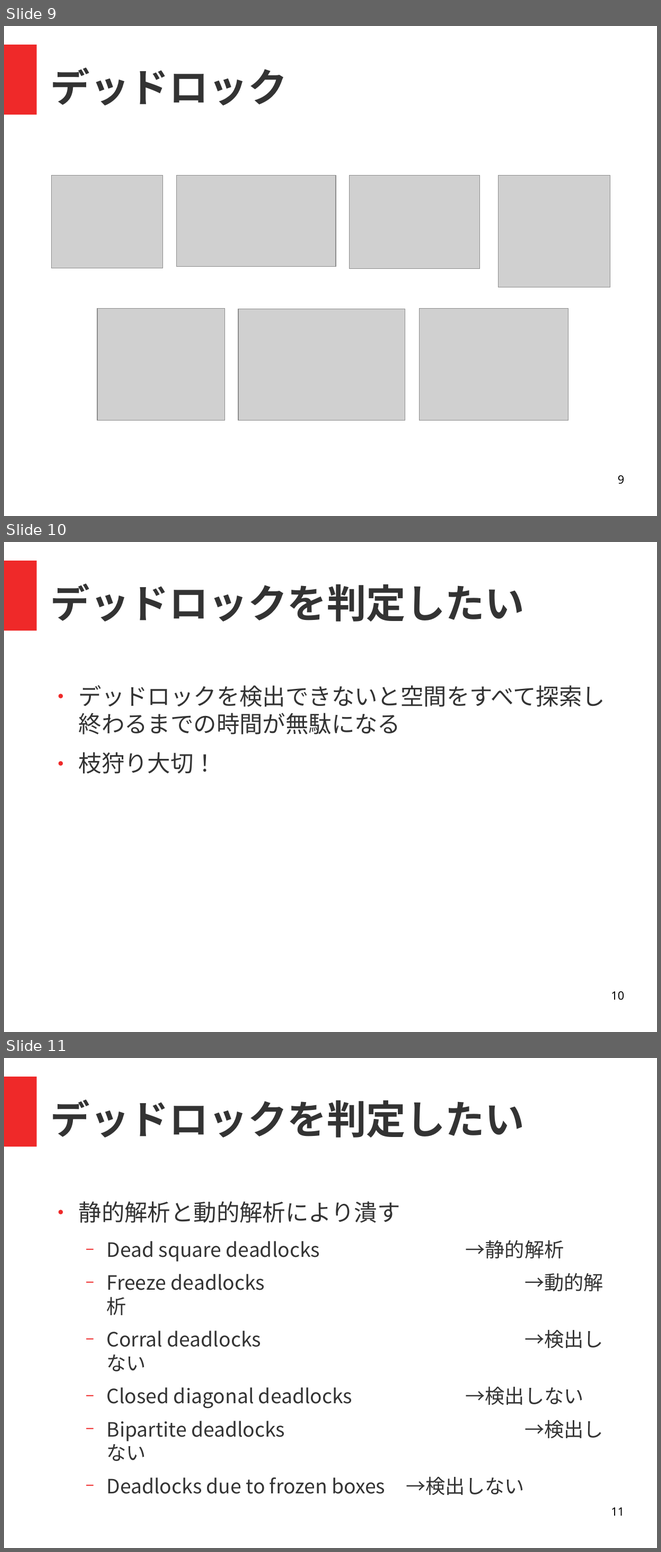
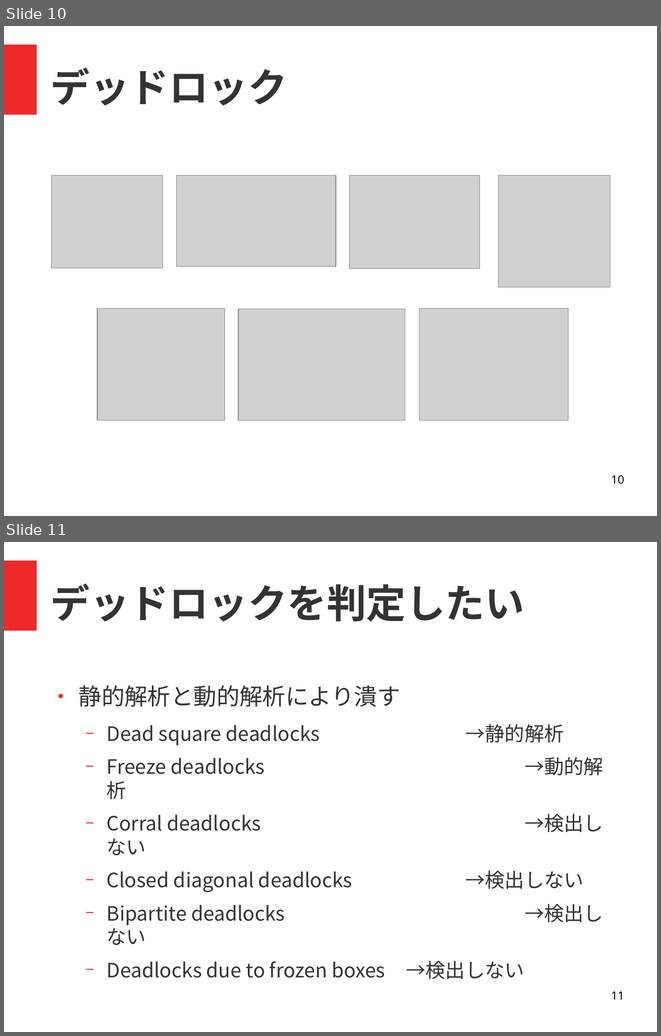
Before and after one commit to ptr-yudai/titech-sokoban, a slide deck: presentation.odp. Shown one above the other, each under a label of ours: slides 9, 10 and 11 before the commit, slides 10 and 11 after it. The pictures are 661x1552 and 661x1036 pixels, drawn with LibreOffice and Linux fonts; fonts in the diff are those of the drawing; grey boxes stand for pictures. Boxes give left, top, right and bottom in pixels: in the first picture for what was removed or moved away, otherwise in the second. Text is boxed around its words. In the diff, an @@ line names an element or a change of style, - is before the commit and + after.

```diff
--- a/presentation.odp
+++ b/presentation.odp
@@ slide 10 removed at (4, 542, 657, 1032), background #FFFFFF; not listed: 1 template element that a slide beside it also shows @@
@@ title removed at (51, 583, 524, 622) @@
-デッドロックを判定したい
@@ text removed at (79, 685, 605, 774) @@
-● デッドロックを検出できないと空間をすべて探索し終わるまでの時間が無駄になる
-● 枝狩り大切！
@@ page number removed at (611, 991, 624, 1000) @@
-10
@@ what was slide 9 is now slide 10 @@
@@ page number at (611, 475, 624, 484): text changed @@
-9
+10
```
Also in this commit, not shown: 5 slides changed, 3 slides added, 1 other file.
